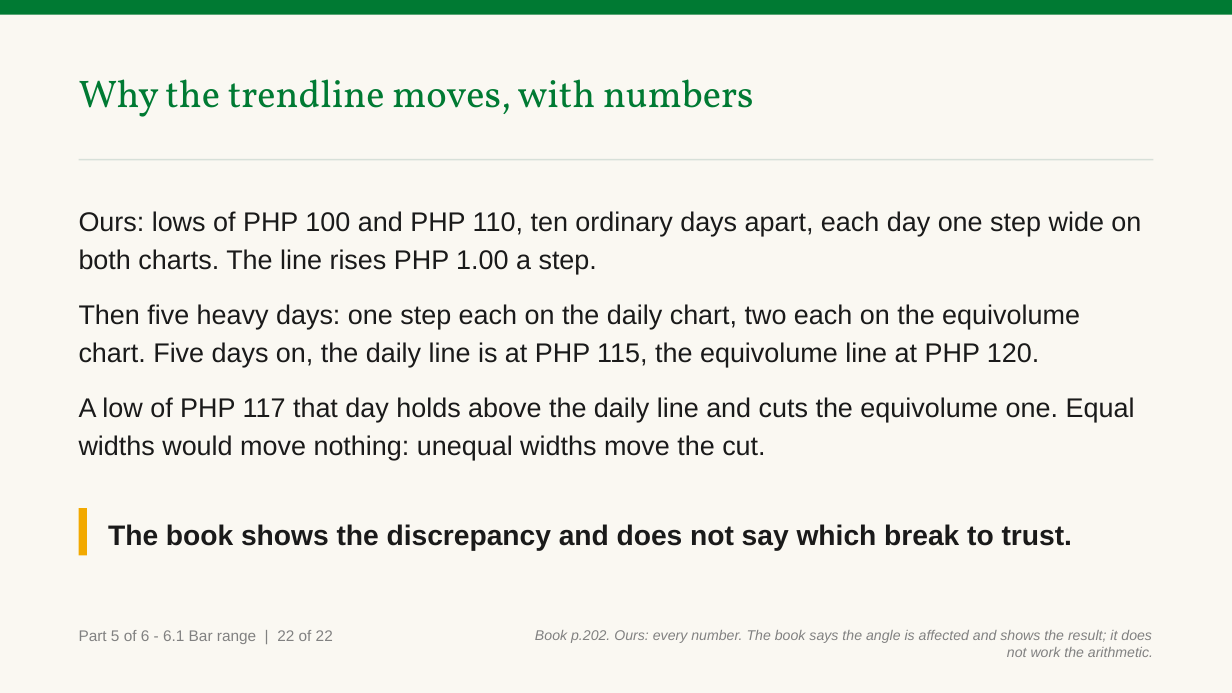
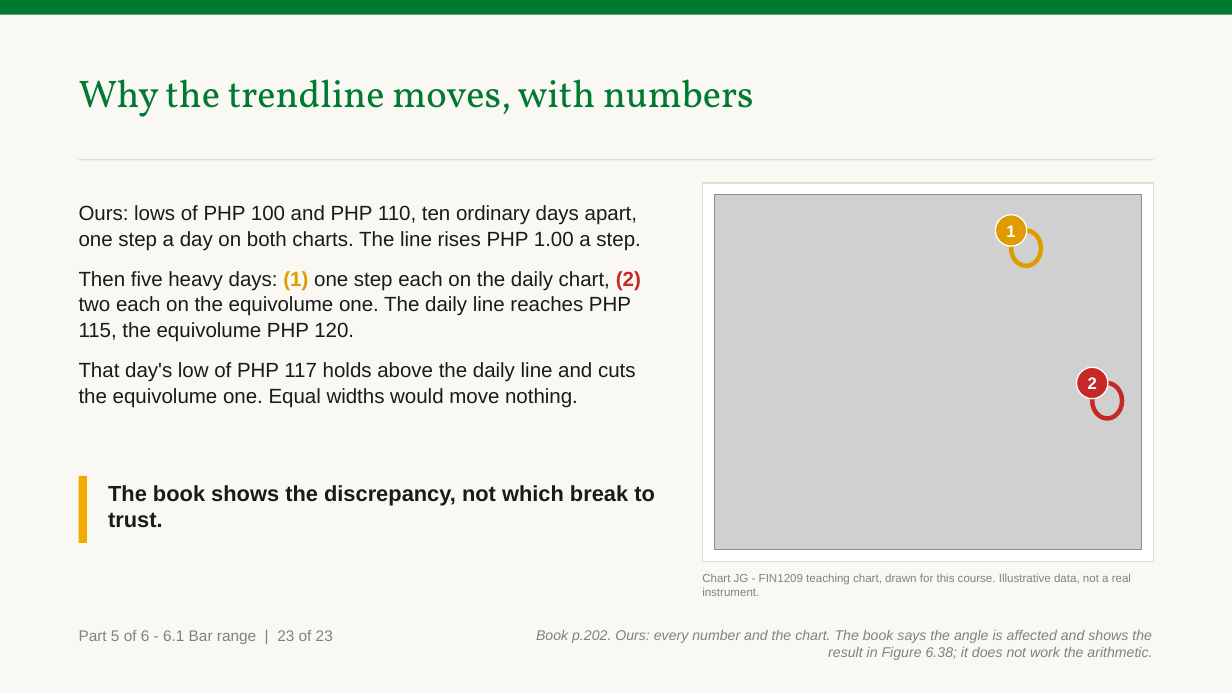
Before and after one commit to benjiesotelo-sudo/Telos_FIN1209, a slide deck: slide 168 of chapter-06/FIN1209-Chapter-06.pptx (slide 167 before the commit). Drawn at 1232x693 pixels with LibreOffice and Linux fonts; fonts in the diff are those of the drawing; grey boxes stand for pictures. Boxes give left, top, right and bottom in pixels: in the first picture for what was removed or moved away, otherwise in the second. Text is boxed around its words. In the diff, an @@ line names an element or a change of style, - is before the commit and + after.

```diff
--- a/chapter-06/FIN1209-Chapter-06.pptx
+++ b/chapter-06/FIN1209-Chapter-06.pptx
@@ text at (79, 205, 641, 408): text changed; size 21 to 16 pt @@
-Ours: lows of PHP 100 and PHP 110, ten ordinary days apart, each day one step wide on both charts. The line rises PHP 1.00 a step.
-Then five heavy days: one step each on the daily chart, two each on the equivolume chart. Five days on, the daily line is at PHP 115, the equivolume line at PHP 120.
-A low of PHP 117 that day holds above the daily line and cuts the equivolume one. Equal widths would move nothing: unequal widths move the cut.
+Ours: lows of PHP 100 and PHP 110, ten ordinary days apart, one step a day on both charts. The line rises PHP 1.00 a step.
+Then five heavy days: (1) one step each on the daily chart, (2) two each on the equivolume one. The daily line reaches PHP 115, the equivolume PHP 120.
+That day's low of PHP 117 holds above the daily line and cuts the equivolume one. Equal widths would move nothing.
@@ rectangle added at (702, 183, 1153, 562), fill #FFFFFF, outline #D7E0D9 1 pt @@
@@ picture added at (714, 195, 1141, 550) @@
@@ ellipse added at (995, 214, 1027, 246), fill #E09B00, outline #FFFFFF 1 pt, 13 pt, text #FFFFFF, bold @@
+1
@@ ellipse added at (1011, 230, 1041, 265), outline #E09B00 3.5 pt @@
@@ ellipse added at (1077, 368, 1108, 399), fill #C62828, outline #FFFFFF 1 pt, 13 pt, text #FFFFFF, bold @@
+2
@@ ellipse added at (1092, 384, 1122, 419), outline #C62828 3.5 pt @@
@@ rectangle: place and size @@
-rectangle at (79, 508, 87, 555)
+rectangle at (79, 476, 87, 543)
@@ text at (108, 485, 655, 528): text changed; size 22 to 17 pt @@
-The book shows the discrepancy and does not say which break to trust.
+The book shows the discrepancy, not which break to trust.
@@ text added at (702, 573, 1131, 596), 9 pt, text #818181 @@
+Chart JG - FIN1209 teaching chart, drawn for this course. Illustrative data, not a real instrument.
@@ text at (79, 630, 333, 644): text changed @@
-Part 5 of 6 - 6.1 Bar range | 22 of 22
+Part 5 of 6 - 6.1 Bar range | 23 of 23
@@ text at (536, 630, 1152, 660): text changed @@
-Book p.202. Ours: every number. The book says the angle is affected and shows the result; it does not work the arithmetic.
+Book p.202. Ours: every number and the chart. The book says the angle is affected and shows the result in Figure 6.38; it does not work the arithmetic.
```
Also in this commit, not shown: 41 other slides changed, 5 slides added, 3 other files.
